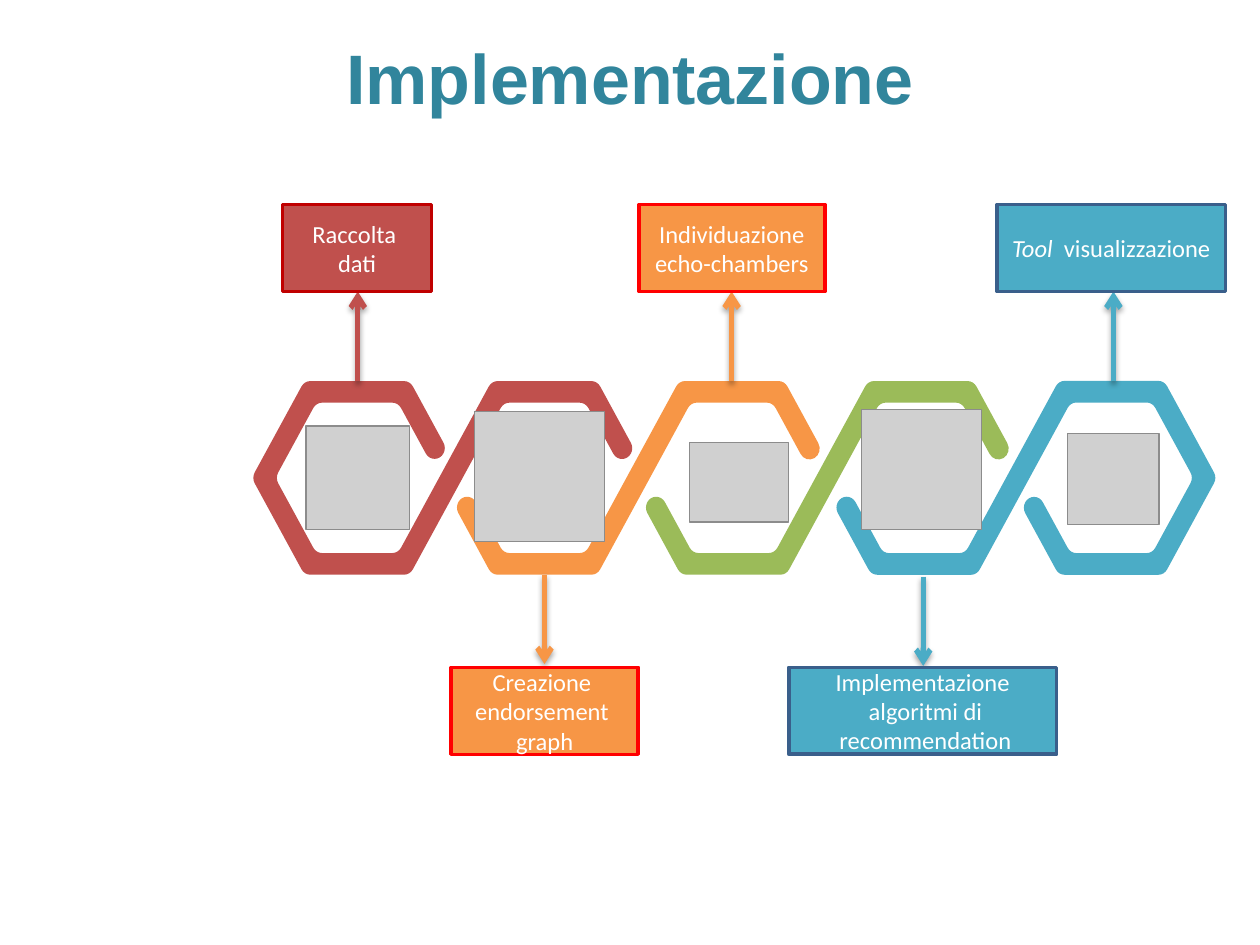
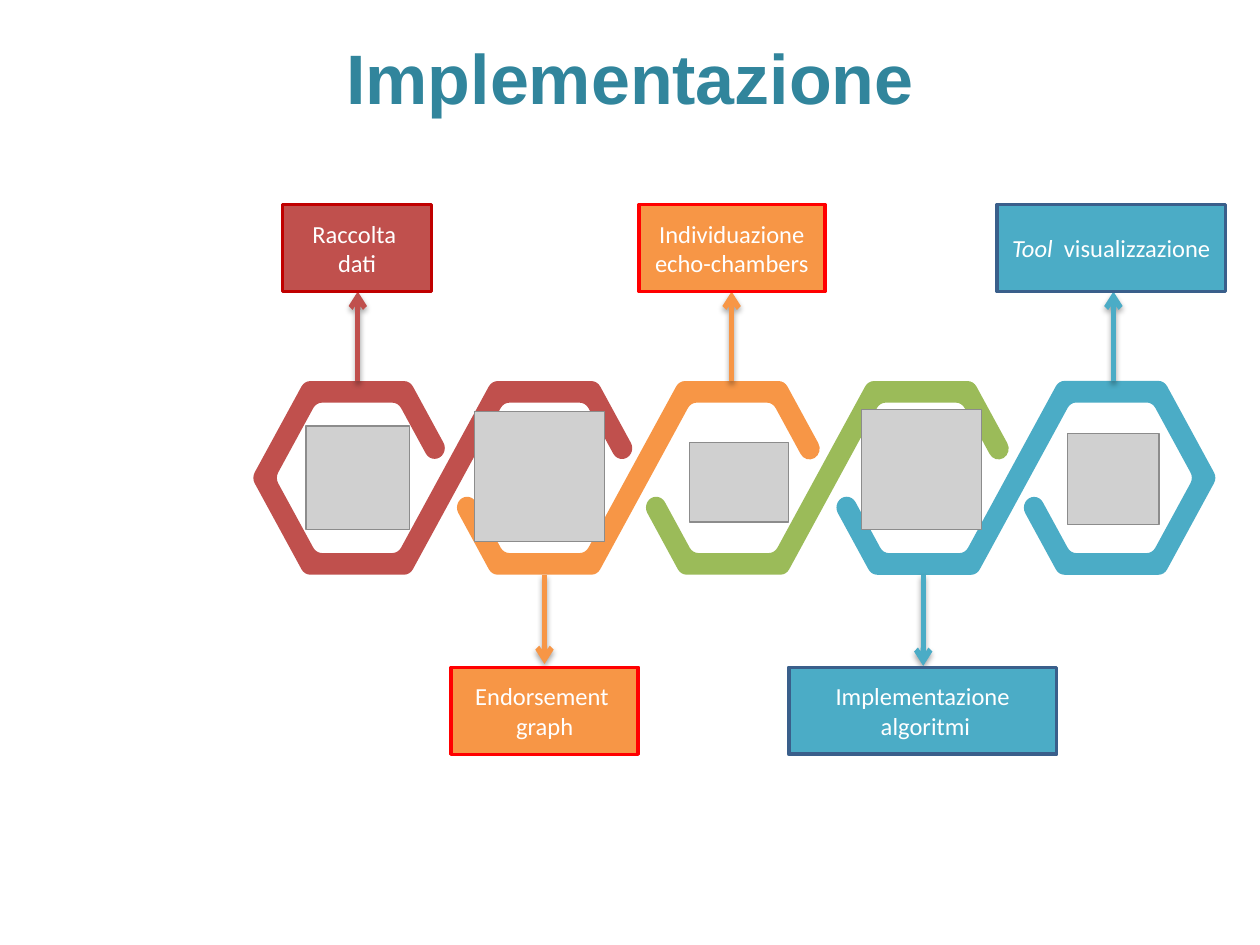
Before and after one commit to sidious1991/TesiLatex, a slide deck: slide 14 of PRESENTAZIONE_TESI/presentazione_agostini_stefano.pptx. Drawn at 1260x945 pixels with LibreOffice and Linux fonts; fonts in the diff are those of the drawing; grey boxes stand for pictures; background and template pictures are left out. Boxes give left, top, right and bottom in pixels: in the first picture for what was removed or moved away, otherwise in the second. Text is boxed around its words. In the diff, an @@ line names an element or a change of style, - is before the commit and + after.

```diff
--- a/PRESENTAZIONE_TESI/presentazione_agostini_stefano.pptx
+++ b/PRESENTAZIONE_TESI/presentazione_agostini_stefano.pptx
@@ text in rectangle at [475, 688, 608, 705]: text changed @@
-Creazione
-endorsement
+Endorsement
@@ text in rectangle at [881, 718, 970, 739]: text changed @@
-algoritmi di
-recommendation
+algoritmi
```
Also in this commit, not shown: 6 other slides changed, 9 slides added, 3 other files.
